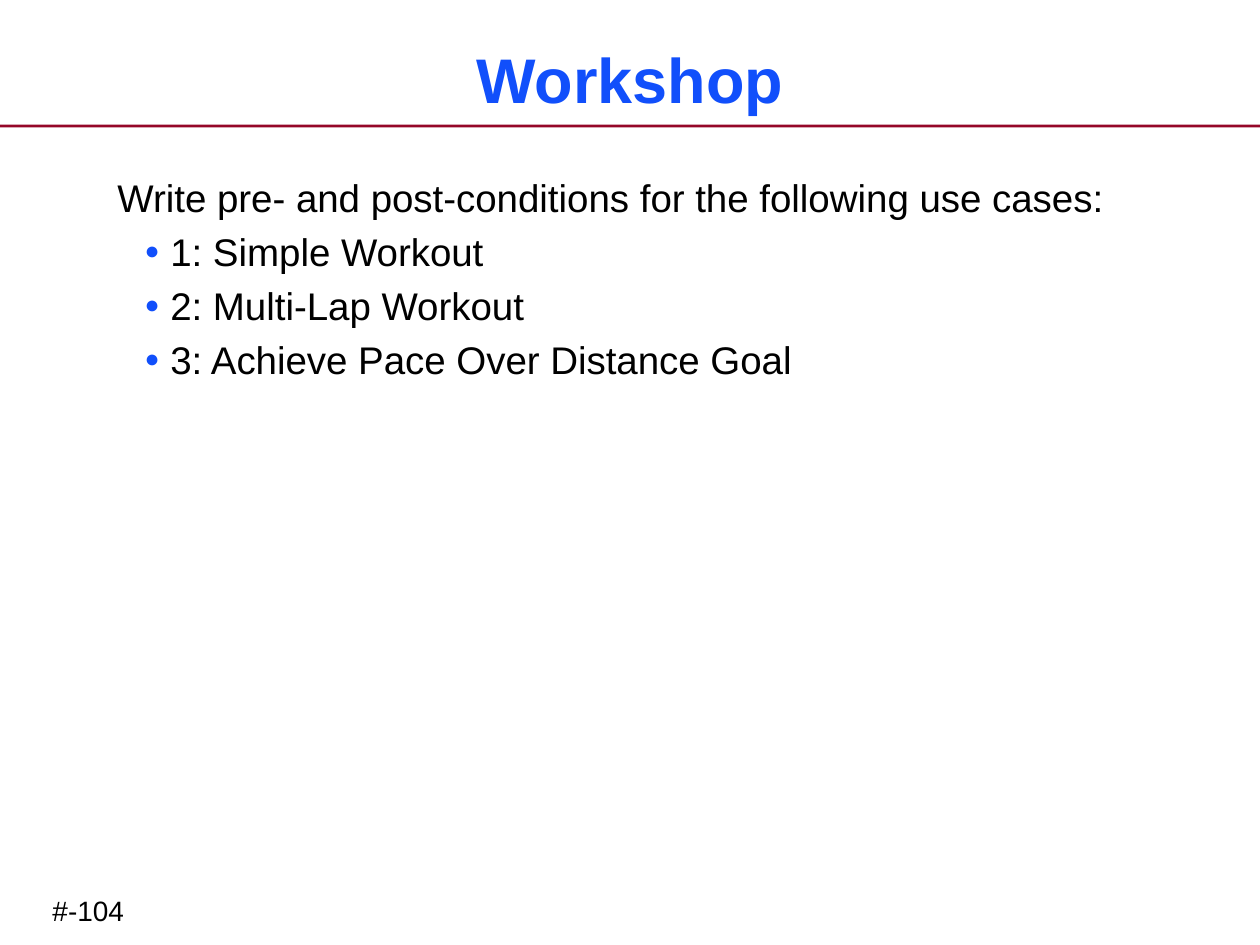
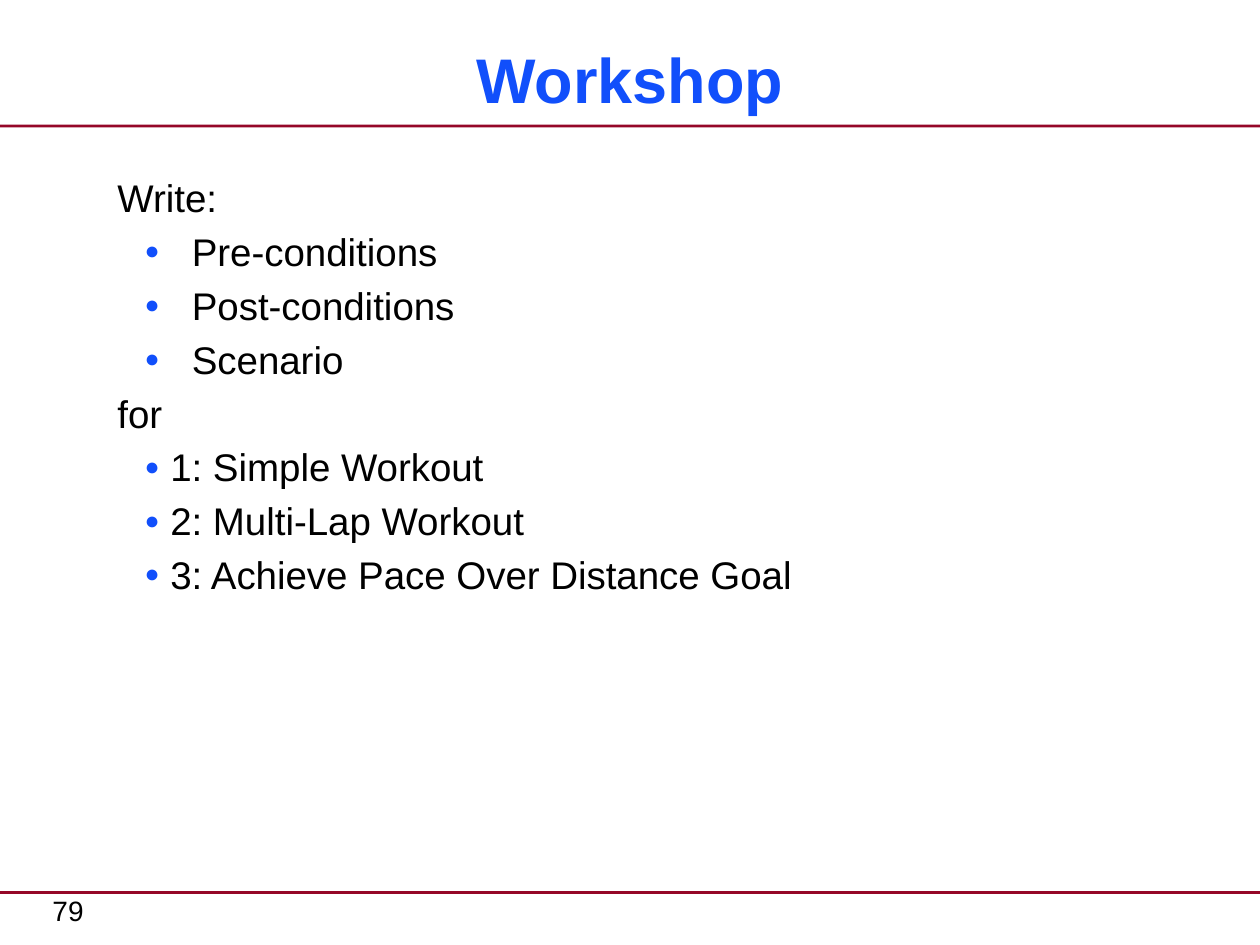
Before and after one commit to xtuml/training, a slide deck: slide 79 of courses/xtUML-Modeling/Requirements-Clarification/RequirementsClarification-CourseSlides.pptx (slide 100 before the commit). Drawn at 1260x945 pixels with LibreOffice and Linux fonts; fonts in the diff are those of the drawing. Boxes give left, top, right and bottom in pixels: in the first picture for what was removed or moved away, otherwise in the second. Text is boxed around its words. In the diff, an @@ line names an element or a change of style, - is before the commit and + after.

```diff
--- a/courses/xtUML-Modeling/Requirements-Clarification/RequirementsClarification-CourseSlides.pptx
+++ b/courses/xtUML-Modeling/Requirements-Clarification/RequirementsClarification-CourseSlides.pptx
@@ text at <box>117,184,455,429</box>: text changed @@
-Write pre- and post-conditions for the following use cases:
+Write:
+  ● Pre-conditions
+  ● Post-conditions
+  ● Scenario
+for
@@ line added from (0, 892) to (1260, 892), #950728 1.5 pt @@
@@ page number at <box>52,901,83,922</box>: text changed @@
-#-104
+79
```
Also in this commit, not shown: 124 other slides changed, 9 slides added, 33 slides removed.
